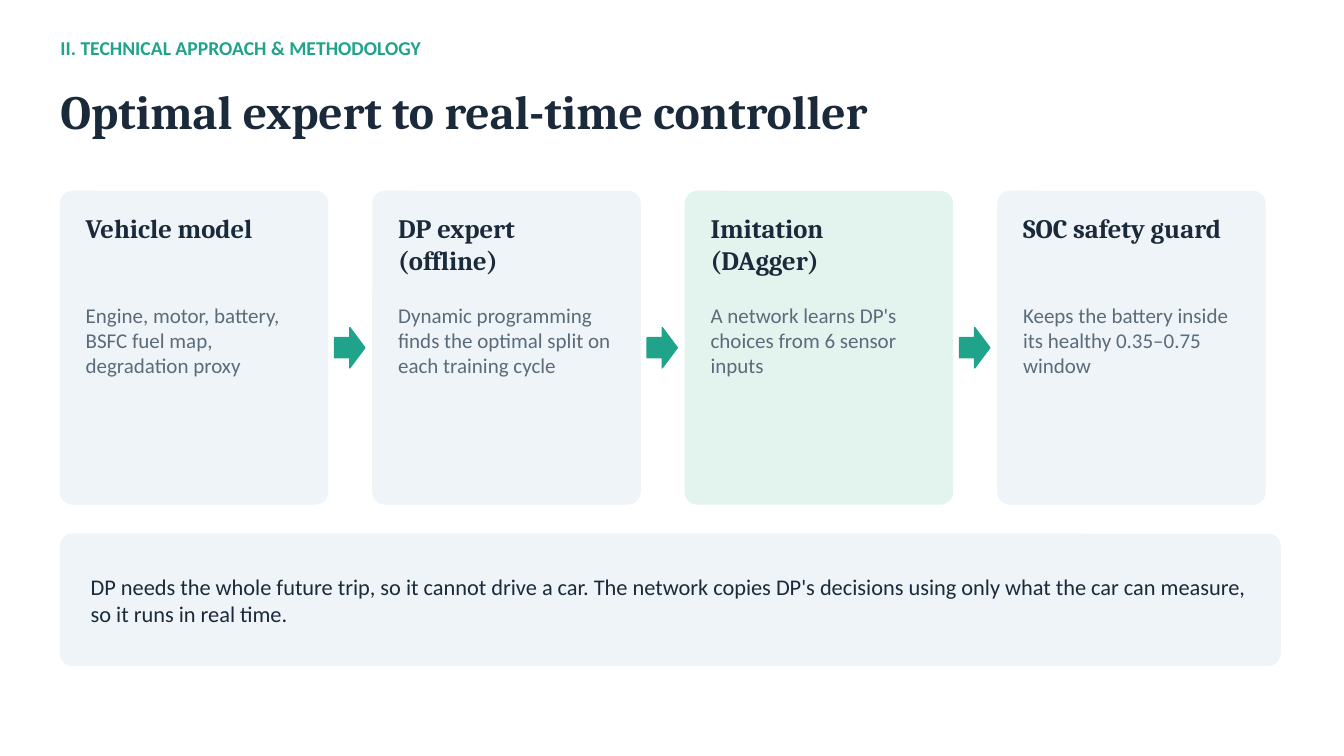
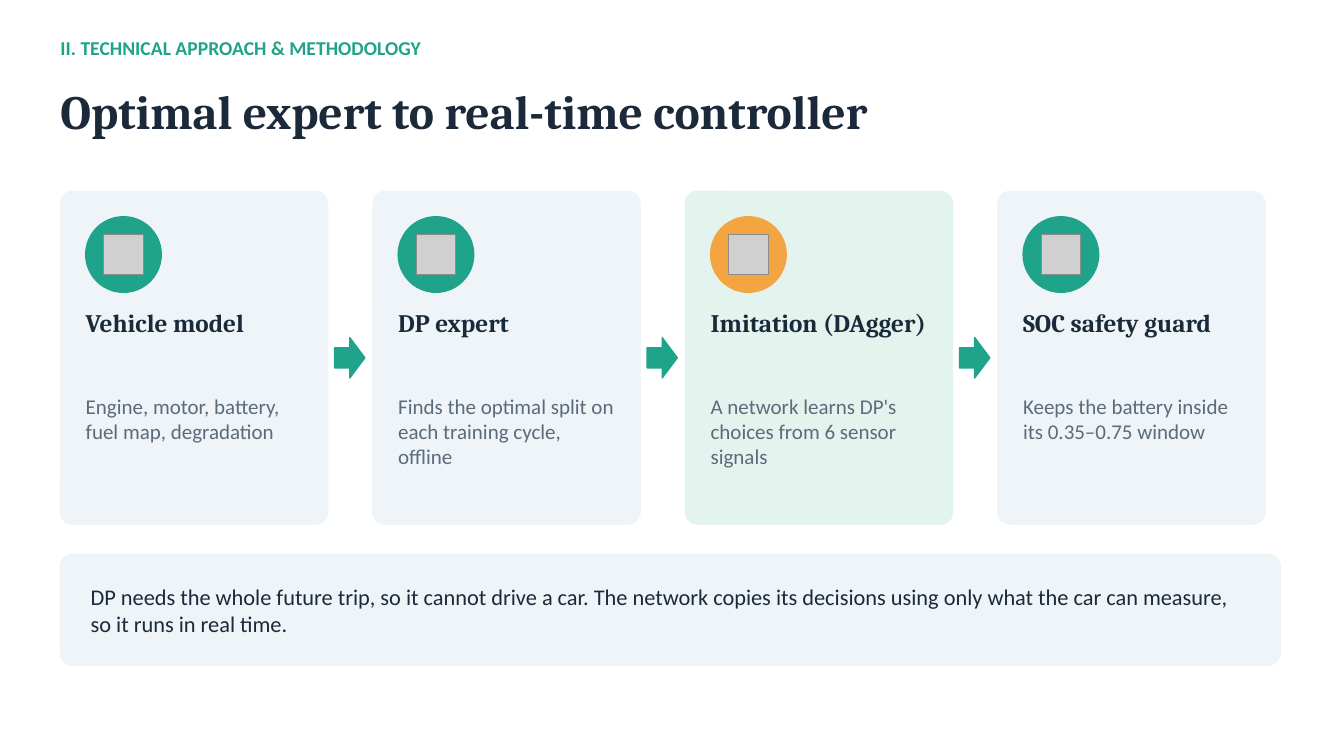
Before and after one commit to Uchihakamal1816/hev-torque-split-drl, a slide deck: slide 3 of HEV_Torque_Split_RL.pptx (slide 4 before the commit). Drawn at 1344x756 pixels with LibreOffice and Linux fonts; fonts in the diff are those of the drawing; grey boxes stand for pictures. Boxes give left, top, right and bottom in pixels: in the first picture for what was removed or moved away, otherwise in the second. Text is boxed around its words. In the diff, an @@ line names an element or a change of style, - is before the commit and + after.

```diff
--- a/HEV_Torque_Split_RL.pptx
+++ b/HEV_Torque_Split_RL.pptx
@@ rounded rectangle: place and size @@
-rounded rectangle at (60,192,328,504)
+rounded rectangle at (60,192,328,524)
@@ rounded rectangle: place and size @@
-rounded rectangle at (373,192,640,504)
+rounded rectangle at (373,192,640,524)
@@ rounded rectangle: place and size @@
-rounded rectangle at (686,192,953,504)
+rounded rectangle at (686,192,953,524)
@@ rounded rectangle: place and size @@
-rounded rectangle at (998,192,1265,504)
+rounded rectangle at (998,192,1265,524)
@@ ellipse added at (86,217,161,292), fill #1FA38A, outline #1FA38A 1 pt @@
@@ picture added at (104,235,143,274) @@
@@ ellipse added at (398,217,474,292), fill #1FA38A, outline #1FA38A 1 pt @@
@@ picture added at (416,235,456,274) @@
@@ ellipse added at (711,217,786,292), fill #F2A541, outline #F2A541 1 pt @@
@@ picture added at (729,235,768,274) @@
@@ ellipse added at (1023,217,1099,292), fill #1FA38A, outline #1FA38A 1 pt @@
@@ picture added at (1042,235,1081,274) @@
@@ text "Vehicle model": place and size @@
-text "Vehicle model" at (86,219,253,238)
+text "Vehicle model" at (86,314,244,332)
@@ text at (398,315,509,338): text changed; size 19 to 18 pt @@
-DP expert (offline)
+DP expert
@@ text "Imitation (DAgger)": place and size @@
-text "Imitation (DAgger)" at (711,219,824,276)
+text "Imitation (DAgger)" at (711,314,926,338)
@@ size 19 to 18 pt in 3 elements at (86,314,244,332), (711,314,926,338), (1023,314,1211,338) @@
@@ text "SOC safety guard": place and size @@
-text "SOC safety guard" at (1023,219,1221,244)
+text "SOC safety guard" at (1023,314,1211,338)
@@ right arrow: place and size @@
-right arrow at (335,328,365,368)
+right arrow at (335,338,365,378)
@@ right arrow: place and size @@
-right arrow at (960,328,990,368)
+right arrow at (647,338,678,378)
@@ right arrow: place and size @@
-right arrow at (647,328,678,368)
+right arrow at (960,338,990,378)
@@ text at (86,399,279,443): text changed @@
-Engine, motor, battery, BSFC fuel map, degradation proxy
+Engine, motor, battery, fuel map, degradation
@@ text at (398,399,613,464): text changed @@
-Dynamic programming finds the optimal split on each training cycle
+Finds the optimal split on each training cycle, offline
@@ text at (711,399,897,468): text changed @@
-A network learns DP's choices from 6 sensor inputs
+A network learns DP's choices from 6 sensor signals
@@ text at (1023,399,1228,439): text changed @@
-Keeps the battery inside its healthy 0.35–0.75 window
+Keeps the battery inside its 0.35–0.75 window
@@ rounded rectangle: place and size @@
-rounded rectangle at (60,534,1280,665)
+rounded rectangle at (60,555,1280,665)
@@ rounded rectangle at (60,555,1280,665): proportions changed @@
@@ text at (91,589,1227,632): text changed @@
-DP needs the whole future trip, so it cannot drive a car. The network copies DP's decisions using only what the car can measure, so it runs in real time.
+DP needs the whole future trip, so it cannot drive a car. The network copies its decisions using only what the car can measure, so it runs in real time.
```
Also in this commit, not shown: 8 other slides changed, 3 slides added, 6 slides removed, 1 other file.
